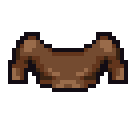
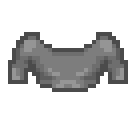
Before/after of a 136x136 layered artwork. What changed in the layer stack:
added layer "Layer" (75%) above "Brown" over <box>8,32,128,92</box>
renamed "Pasted Layer" to "Brown", hid it over <box>8,32,128,92</box>
